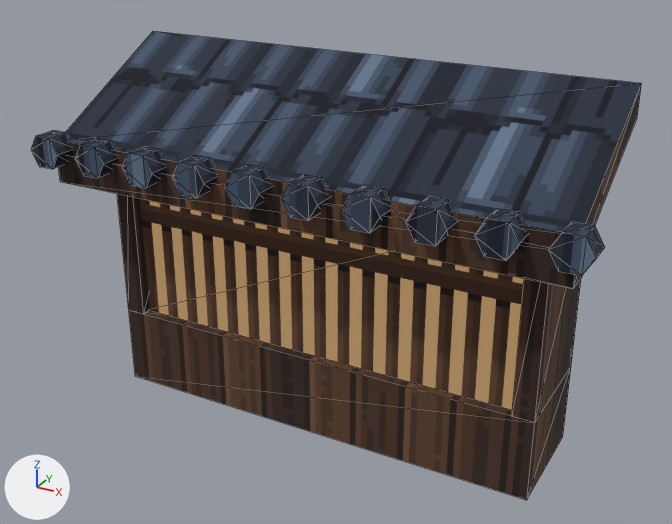
The glTF model Oxygen/project/Assets/Models/JapaneseCity/Modules/JP_BayWindow_Lattice_2m.glb, before and after one commit.
One viewpoint serves both versions: a 50 mm lens placed at (1.97, -3.87, 2.6), pointed at (0.07, -0.41, 0.87). Every picture has the same lights, and +X, +Y and +Z are marked at lower left. The first picture is the older version. Mesh edges are drawn as thin lines. Vertices at exactly the same position are counted once.

Objects in the first picture: 'JP_BayWindow_Lattice_2m'.
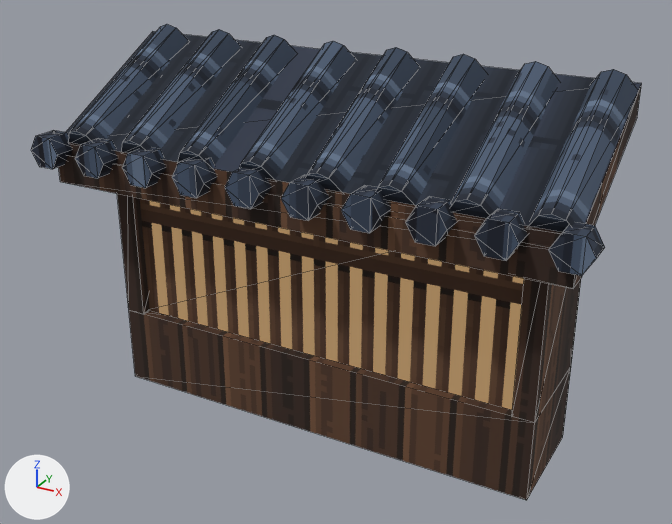
Pixel boxes [x1, y1, x2, y2] of what changed, in the pictures (672 x 524 px):
'JP_BayWindow_Lattice_2m', reshaped
    before: [31, 31, 642, 500]
    after: [31, 24, 642, 500]
part 1 of me_jp_baywindow_lattice_2m, added (blue)
    after: [69, 24, 637, 232]
part 2 of me_jp_baywindow_lattice_2m, recoloured
    both: [68, 31, 634, 226]

Diff of the bpy script that builds the scene:
```diff
--- a/Oxygen/project/Assets/Models/JapaneseCity/Modules/JP_BayWindow_Lattice_2m.glb.py
+++ b/Oxygen/project/Assets/Models/JapaneseCity/Modules/JP_BayWindow_Lattice_2m.glb.py
@@ img_jp_roof_kawarachannel @@
+img_jp_roof_kawarachannel = load_image('JP_Roof_KawaraChannel', '_unpacked/JP_Roof_KawaraChannel', 64, 64, 'sRGB')
@@ img_jp_roof_kawararoll @@
+img_jp_roof_kawararoll = load_image('JP_Roof_KawaraRoll', '_unpacked/JP_Roof_KawaraRoll', 32, 32, 'sRGB')
@@ mat_jp_roof_kawarachannel @@
+mat_jp_roof_kawarachannel = bpy.data.materials.new('JP_Roof_KawaraChannel')
+# uses the picture img_jp_roof_kawarachannel
@@ mat_jp_roof_kawararoll @@
+mat_jp_roof_kawararoll = bpy.data.materials.new('JP_Roof_KawaraRoll')
+# uses the picture img_jp_roof_kawararoll
@@ me_jp_baywindow_lattice_2m @@
 # used by ob_jp_baywindow_lattice_2m; location = (0.0, 0.0, 0.0)
-me_jp_baywindow_lattice_2m.from_pydata(...)  # 180 vertices, 296 faces; spans x -1.34..1.34, y -0.85..0.0, z 0.0..1.75
+me_jp_baywindow_lattice_2m.from_pydata(...)  # 260 vertices, 384 faces; spans x -1.34..1.34, y -0.85..0.0, z 0.0..1.81
+# me_jp_baywindow_lattice_2m part 1
+# 24 vertices are added at x -1.14..1.2, y -0.79..-0.78, z 1.41..1.43
+# 24 new vertices lie (0.0, 0.71, 0.38) away from vertices in x -1.14..1.2, y -0.79..-0.78, z 1.41..1.43
+# 8 new vertices lie (-0.05, 0.03, -0.07) away from vertices in x -1.14..1.1, y -0.78, z 1.41
+# 8 new vertices lie (0.0, 0.72, 0.38) away from vertices in x -1.19..1.05, y -0.75, z 1.34
+# 8 new vertices lie (0.2, 0.0, 0.0) away from vertices in x -1.19..1.05, y -0.75, z 1.34
+# 8 new vertices lie (0.05, 0.75, 0.31) away from vertices in x -1.04..1.2, y -0.78, z 1.41
+# 88 new faces join them, mat_jp_roof_kawararoll
+# me_jp_baywindow_lattice_2m part 2: 2 faces spanning x -1.25..1.25, y -0.75..0.0, z 1.35..1.75 switch from mat_jp_roof_kawara to mat_jp_roof_kawarachannel
 me_jp_baywindow_lattice_2m.materials.append(mat_jp_wood_cedardark)
 me_jp_baywindow_lattice_2m.materials.append(mat_jp_wood_lattice)
+me_jp_baywindow_lattice_2m.materials.append(mat_jp_roof_kawararoll)
```
